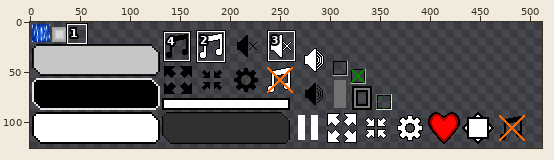
Two versions of one sprite sheet, android/assets/drawable/main_textures.png. The picture above shows the old version from afar; the outline marks the close-up.
Close-up. First the earlier version:
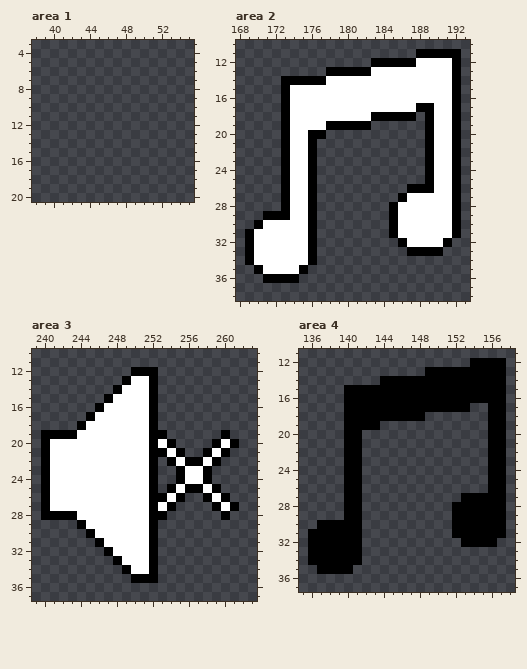
The file is 512x128 pixels. Colours within 5 levels of each other are drawn and written as one. Shown: area 1: x 38..55, y 3..20; area 2: x 168..193, y 10..38; area 3: x 239..263, y 10..37; area 4: x 135..158, y 11..37. The wide view leaves out empty margins. The commit also changed other parts of the picture, which this record leaves out.
After the commit:
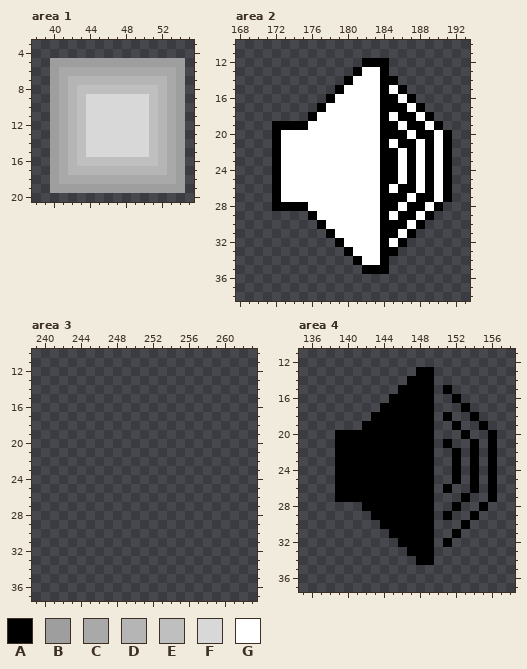
Palette (. is transparent): A #000000  B #9e9e9e  C #a9a9a9  D #b5b5b5  E #bfbfbf  F #d8d8d8  G #ffffff
The exact change:
--- area 1
@@ x 38..55 @@
  4 ..................
- 5 ..................
- 6 ..................
- 7 ..................
- 8 ..................
- 9 ..................
-10 ..................
-11 ..................
-12 ..................
-13 ..................
-14 ..................
-15 ..................
-16 ..................
-17 ..................
-18 ..................
-19 ..................
+ 5 ..BBBBBBBBBBBBBBB.
+ 6 ..BCCCCCCCCCCCCCB.
+ 7 ..BCDDDDDDDDDDDCB.
+ 8 ..BCDEEEEEEEEEDCB.
+ 9 ..BCDEFFFFFFFEDCB.
+10 ..BCDEFFFFFFFEDCB.
+11 ..BCDEFFFFFFFEDCB.
+12 ..BCDEFFFFFFFEDCB.
+13 ..BCDEFFFFFFFEDCB.
+14 ..BCDEFFFFFFFEDCB.
+15 ..BCDEFFFFFFFEDCB.
+16 ..BCDEEEEEEEEEDCB.
+17 ..BCDDDDDDDDDDDCB.
+18 ..BCCCCCCCCCCCCCB.
+19 ..BBBBBBBBBBBBBBB.
 20 ..................
--- area 2
@@ x 168..193 @@
 10 ..........................
-11 ....................AAAAA.
-12 ...............AAAAAGGGGA.
-13 ..........AAAAAGGGGGGGGGA.
-14 .....AAAAAGGGGGGGGGGGGGGA.
-15 .....AGGGGGGGGGGGGGGGGGGA.
-16 .....AGGGGGGGGGGGGGGGGGGA.
-17 .....AGGGGGGGGGGGGGGAAGGA.
-18 .....AGGGGGGGGGAAAAA.AGGA.
-19 .....AGGGGAAAAA......AGGA.
-20 .....AGGAA...........AGGA.
-21 .....AGGA............AGGA.
-22 .....AGGA............AGGA.
-23 .....AGGA............AGGA.
-24 .....AGGA............AGGA.
-25 .....AGGA............AGGA.
-26 .....AGGA..........AAAGGA.
-27 .....AGGA.........AGGGGGA.
-28 .....AGGA........AGGGGGGA.
-29 ...AAAGGA........AGGGGGGA.
-30 ..AGGGGGA........AGGGGGGA.
-31 .AGGGGGGA........AGGGGGGA.
-32 .AGGGGGGA.........AGGGGA..
-33 .AGGGGGGA..........AAAA...
-34 .AGGGGGGA.................
-35 ..AGGGGA..................
-36 ...AAAA...................
+11 ..........................
+12 ..............AAA.........
+13 .............AGGA.........
+14 ............AGGGAA........
+15 ...........AGGGGAGA.......
+16 ..........AGGGGGAAGA......
+17 .........AGGGGGGAAAGA.....
+18 ........AGGGGGGGAGAAGA....
+19 ....AAAAGGGGGGGGAAGAAGA...
+20 ....AGGGGGGGGGGGAAAGAAGA..
+21 ....AGGGGGGGGGGGAGAAGAGA..
+22 ....AGGGGGGGGGGGAAGAGAGA..
+23 ....AGGGGGGGGGGGAAGAGAGA..
+24 ....AGGGGGGGGGGGAAGAGAGA..
+25 ....AGGGGGGGGGGGAAGAGAGA..
+26 ....AGGGGGGGGGGGAGAAGAGA..
+27 ....AGGGGGGGGGGGAAAGAAGA..
+28 ....AAAAGGGGGGGGAAGAAGA...
+29 ........AGGGGGGGAGAAGA....
+30 .........AGGGGGGAAAGA.....
+31 ..........AGGGGGAAGA......
+32 ...........AGGGGAGA.......
+33 ............AGGGAA........
+34 .............AGGA.........
+35 ..............AAA.........
+36 ..........................
 37 ..........................
--- area 3
@@ x 239..263 @@
 11 .........................
-12 ...........AAA...........
-13 ..........AGGA...........
-14 .........AGGGA...........
-15 ........AGGGGA...........
-16 .......AGGGGGA...........
-17 ......AGGGGGGA...........
-18 .....AGGGGGGGA...........
-19 .AAAAGGGGGGGGAA......A...
-20 .AGGGGGGGGGGGAGA....AGA..
-21 .AGGGGGGGGGGGAAGA..AGA...
-22 .AGGGGGGGGGGGA.AGAAGA....
-23 .AGGGGGGGGGGGA..AGGA.....
-24 .AGGGGGGGGGGGA..AGGA.....
-25 .AGGGGGGGGGGGA.AGAAGA....
-26 .AGGGGGGGGGGGAAGA..AGA...
-27 .AGGGGGGGGGGGAGA....AGA..
-28 .AAAAGGGGGGGGAA......A...
-29 .....AGGGGGGGA...........
-30 ......AGGGGGGA...........
-31 .......AGGGGGA...........
-32 ........AGGGGA...........
-33 .........AGGGA...........
-34 ..........AGGA...........
-35 ...........AAA...........
+12 .........................
+13 .........................
+14 .........................
+15 .........................
+16 .........................
+17 .........................
+18 .........................
+19 .........................
+20 .........................
+21 .........................
+22 .........................
+23 .........................
+24 .........................
+25 .........................
+26 .........................
+27 .........................
+28 .........................
+29 .........................
+30 .........................
+31 .........................
+32 .........................
+33 .........................
+34 .........................
+35 .........................
 36 .........................
--- area 4
@@ x 135..158 @@
 11 ........................
-12 ...................AAAA.
-13 ..............AAAAAAAAA.
-14 .........AAAAAAAAAAAAAA.
-15 .....AAAAAAAAAAAAAAAAAA.
-16 .....AAAAAAAAAAAAAAAAAA.
-17 .....AAAAAAAAAAAAAA..AA.
-18 .....AAAAAAAAA.......AA.
-19 .....AAAA............AA.
-20 .....AA..............AA.
-21 .....AA..............AA.
-22 .....AA..............AA.
-23 .....AA..............AA.
-24 .....AA..............AA.
-25 .....AA..............AA.
-26 .....AA..............AA.
-27 .....AA...........AAAAA.
-28 .....AA..........AAAAAA.
-29 .....AA..........AAAAAA.
-30 ..AAAAA..........AAAAAA.
-31 .AAAAAA..........AAAAAA.
-32 .AAAAAA...........AAAA..
-33 .AAAAAA.................
-34 .AAAAAA.................
-35 ..AAAA..................
+12 ........................
+13 .............AA.........
+14 ............AAA.........
+15 ...........AAAA.A.......
+16 ..........AAAAA..A......
+17 .........AAAAAA...A.....
+18 ........AAAAAAA.A..A....
+19 .......AAAAAAAA..A..A...
+20 ....AAAAAAAAAAA...A..A..
+21 ....AAAAAAAAAAA.A..A.A..
+22 ....AAAAAAAAAAA..A.A.A..
+23 ....AAAAAAAAAAA..A.A.A..
+24 ....AAAAAAAAAAA..A.A.A..
+25 ....AAAAAAAAAAA..A.A.A..
+26 ....AAAAAAAAAAA.A..A.A..
+27 ....AAAAAAAAAAA...A..A..
+28 .......AAAAAAAA..A..A...
+29 ........AAAAAAA.A..A....
+30 .........AAAAAA...A.....
+31 ..........AAAAA..A......
+32 ...........AAAA.A.......
+33 ............AAA.........
+34 .............AA.........
+35 ........................
 36 ........................
Changed places in both close-ups, as pixel boxes (x1, y1, x2, y2):
added: (50, 58, 185, 193)
changed: (245, 49, 461, 283)
erased: (41, 367, 239, 583)
changed: (308, 358, 506, 574)
